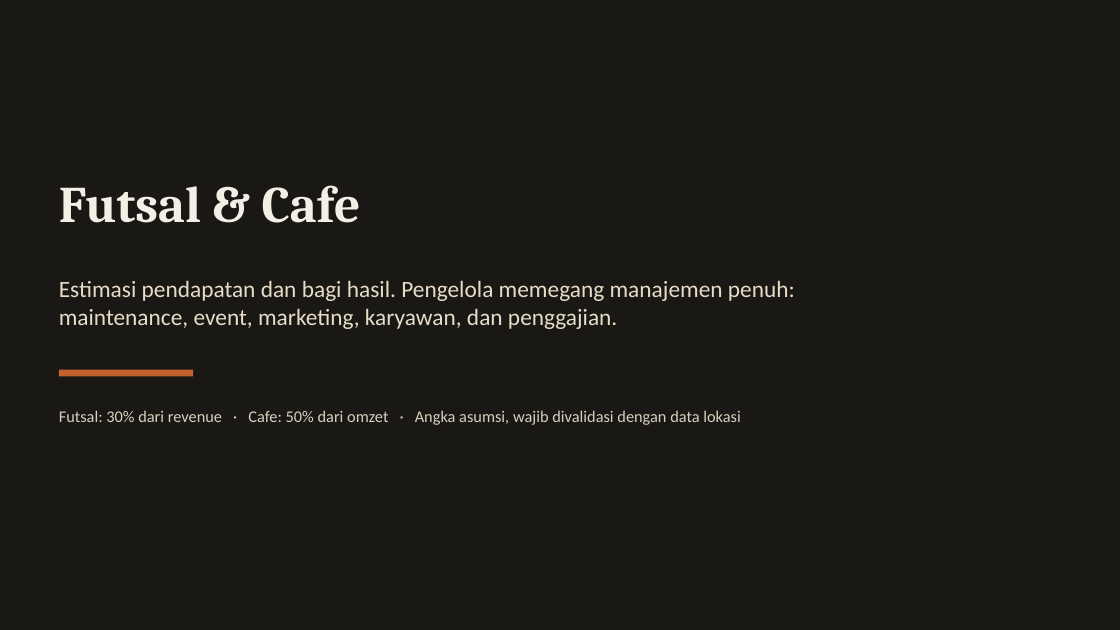
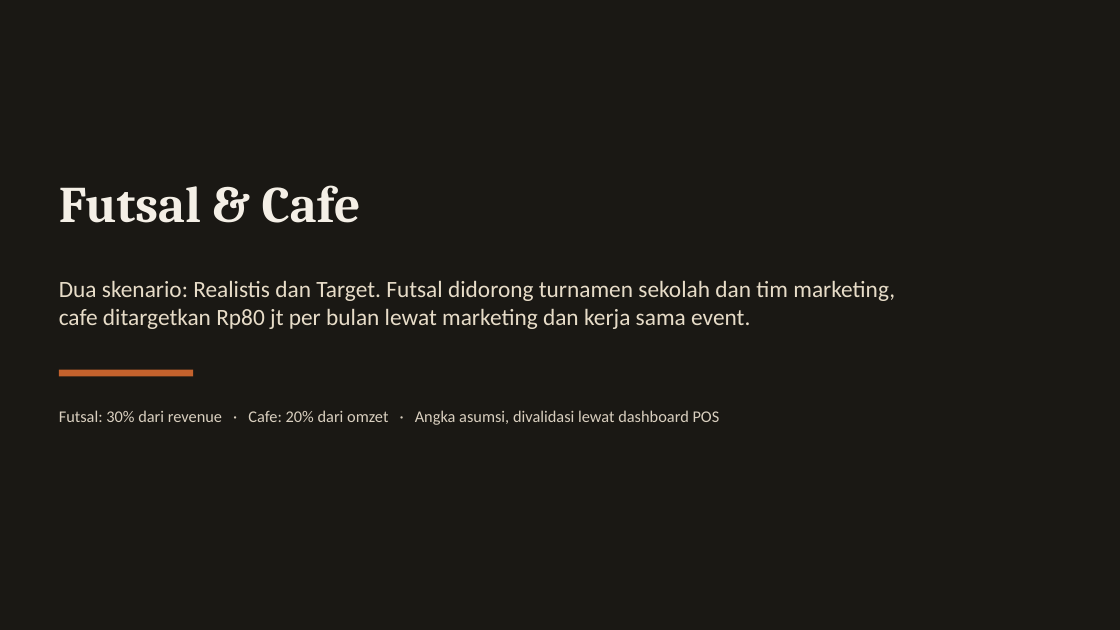
Before and after one commit to Luckywar123/Huni-porto, a slide deck: slide 18 of public/pitch/HUNI-Pitch-Deck-Lengkap.pptx (slide 16 before the commit). Drawn at 1120x630 pixels with LibreOffice and Linux fonts; fonts in the diff are those of the drawing. Boxes give left, top, right and bottom in pixels: in the first picture for what was removed or moved away, otherwise in the second. Text is boxed around its words. In the diff, an @@ line names an element or a change of style, - is before the commit and + after.

```diff
--- a/public/pitch/HUNI-Pitch-Deck-Lengkap.pptx
+++ b/public/pitch/HUNI-Pitch-Deck-Lengkap.pptx
@@ text at <box>59,280,895,329</box>: text changed @@
-Estimasi pendapatan dan bagi hasil. Pengelola memegang manajemen penuh:
-maintenance, event, marketing, karyawan, dan penggajian.
+Dua skenario: Realistis dan Target. Futsal didorong turnamen sekolah dan tim marketing,
+cafe ditargetkan Rp80 jt per bulan lewat marketing dan kerja sama event.
@@ text at <box>59,410,720,425</box>: text changed @@
-Futsal: 30% dari revenue · Cafe: 50% dari omzet · Angka asumsi, wajib divalidasi dengan data lokasi
+Futsal: 30% dari revenue · Cafe: 20% dari omzet · Angka asumsi, divalidasi lewat dashboard POS
```
Also in this commit, not shown: 23 other slides changed, 3 slides added, 1 slide removed, 3 other files.
